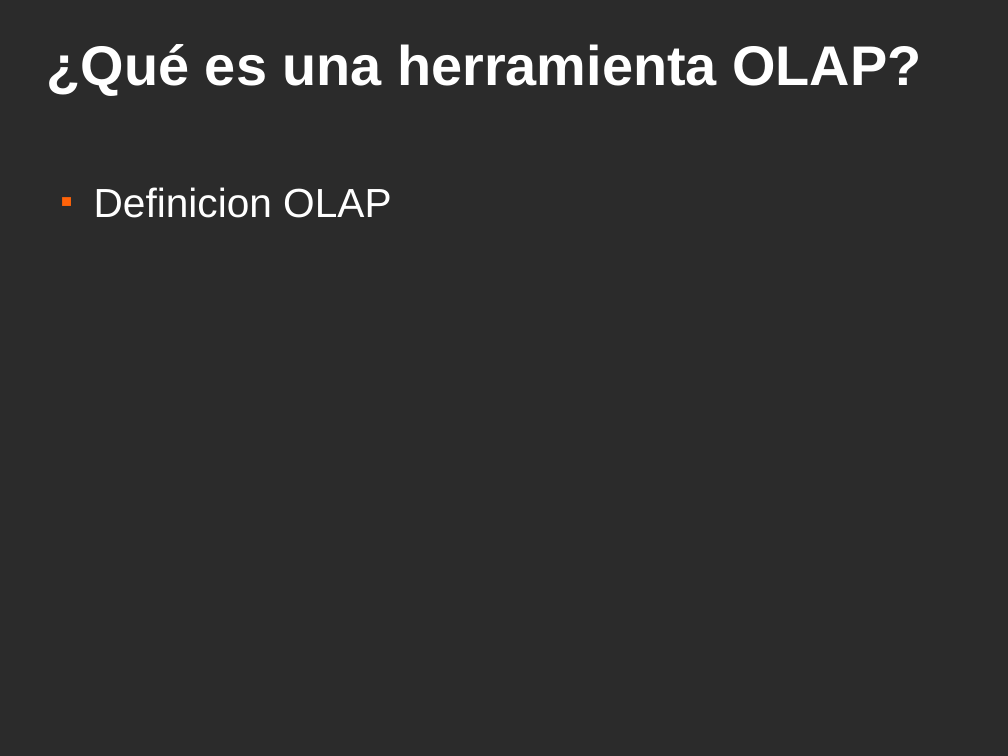
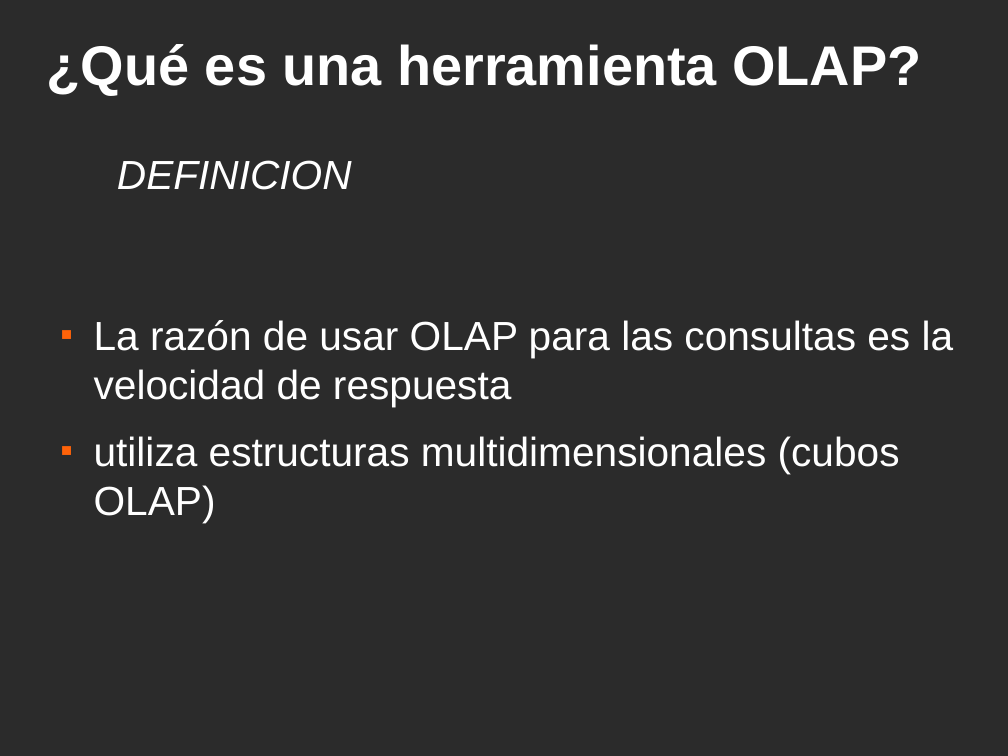
Before and after one commit to ervin45/proyectofinal, a slide deck: slide 26 of doc/material_para_la_catedra/presentacion_final/presentacion_final.odp (slide 25 before the commit). Drawn at 1008x756 pixels with LibreOffice and Linux fonts; fonts in the diff are those of the drawing; background and template pictures are left out; a plain dark background stands for a picture behind light text. Boxes give left, top, right and bottom in pixels: in the first picture for what was removed or moved away, otherwise in the second. Text is boxed around its words. In the diff, an @@ line names an element or a change of style, - is before the commit and + after.

Commit message:
algunas definiciones para la presentacion

```diff
--- a/doc/material_para_la_catedra/presentacion_final/presentacion_final.odp
+++ b/doc/material_para_la_catedra/presentacion_final/presentacion_final.odp
@@ text added at <box>117,160,352,190</box>, 32 pt, text #FFFFFF, italic @@
+DEFINICION
@@ text removed at <box>94,187,391,218</box> @@
-■ Definicion OLAP
@@ text added at <box>94,320,954,522</box>, 32 pt, text #FFFFFF @@
+■ La razón de usar OLAP para las consultas es la velocidad de respuesta
+■ utiliza estructuras multidimensionales (cubos OLAP)
```
Also in this commit, not shown: 10 other slides changed, 3 slides added, 2 slides removed.
